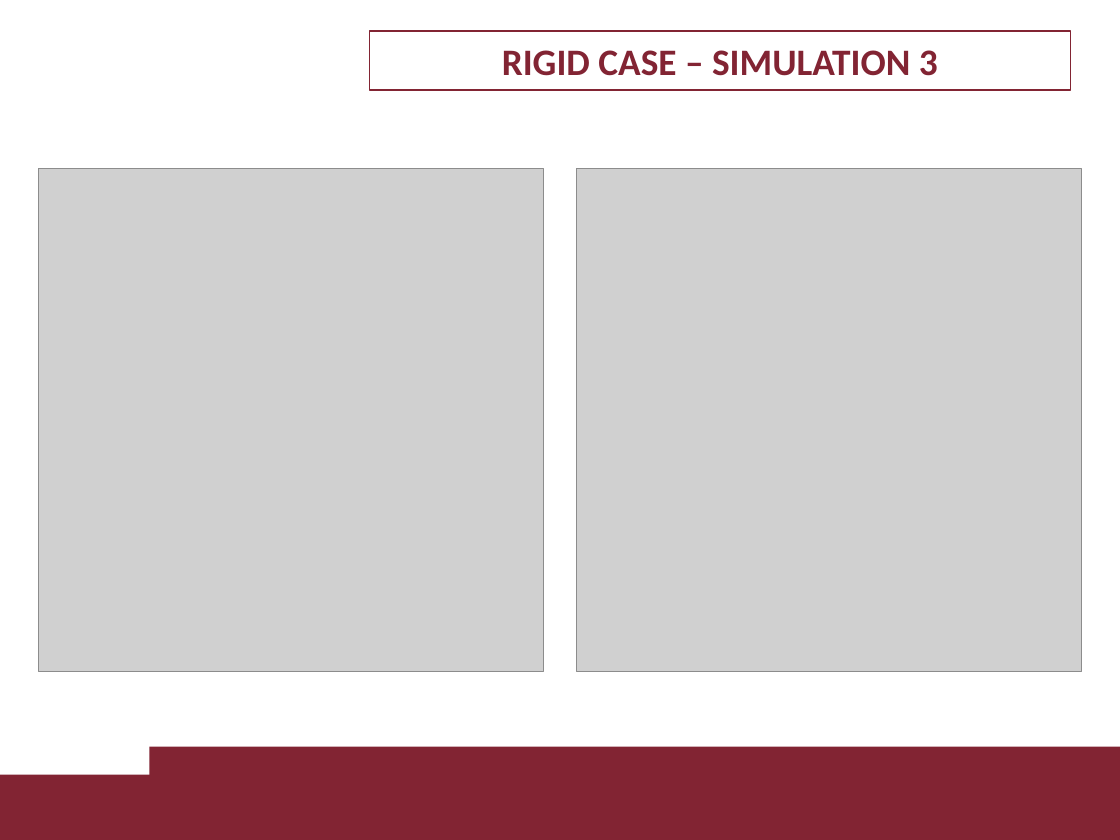
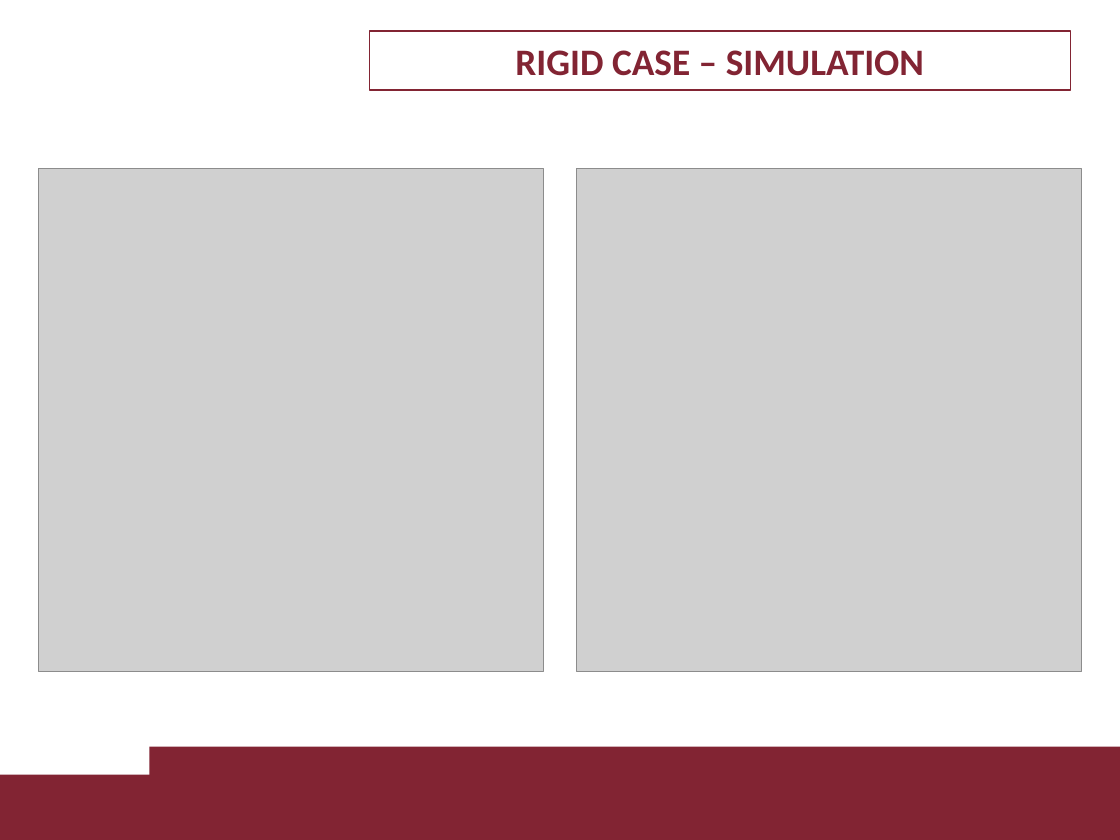
Before and after one commit to LorCir28/lagrangian_neural_network_with_PDcontroller_gravity_cancellation, a slide deck: slide 14 of 1895955_1884561 project/presentation/1895955_1884561.pptx (slide 17 before the commit). Drawn at 1120x840 pixels with LibreOffice and Linux fonts; fonts in the diff are those of the drawing; grey boxes stand for pictures; background and template pictures are left out. Boxes give left, top, right and bottom in pixels: in the first picture for what was removed or moved away, otherwise in the second. Text is boxed around its words. In the diff, an @@ line names an element or a change of style, - is before the commit and + after.

```diff
--- a/1895955_1884561 project/presentation/1895955_1884561.pptx
+++ b/1895955_1884561 project/presentation/1895955_1884561.pptx
@@ text in rectangle at [515,50,924,76]: text changed @@
-RIGID CASE – SIMULATION 3
+RIGID CASE – SIMULATION
```
Also in this commit, not shown: 6 other slides changed, 6 slides added, 6 slides removed, 20 other files.
